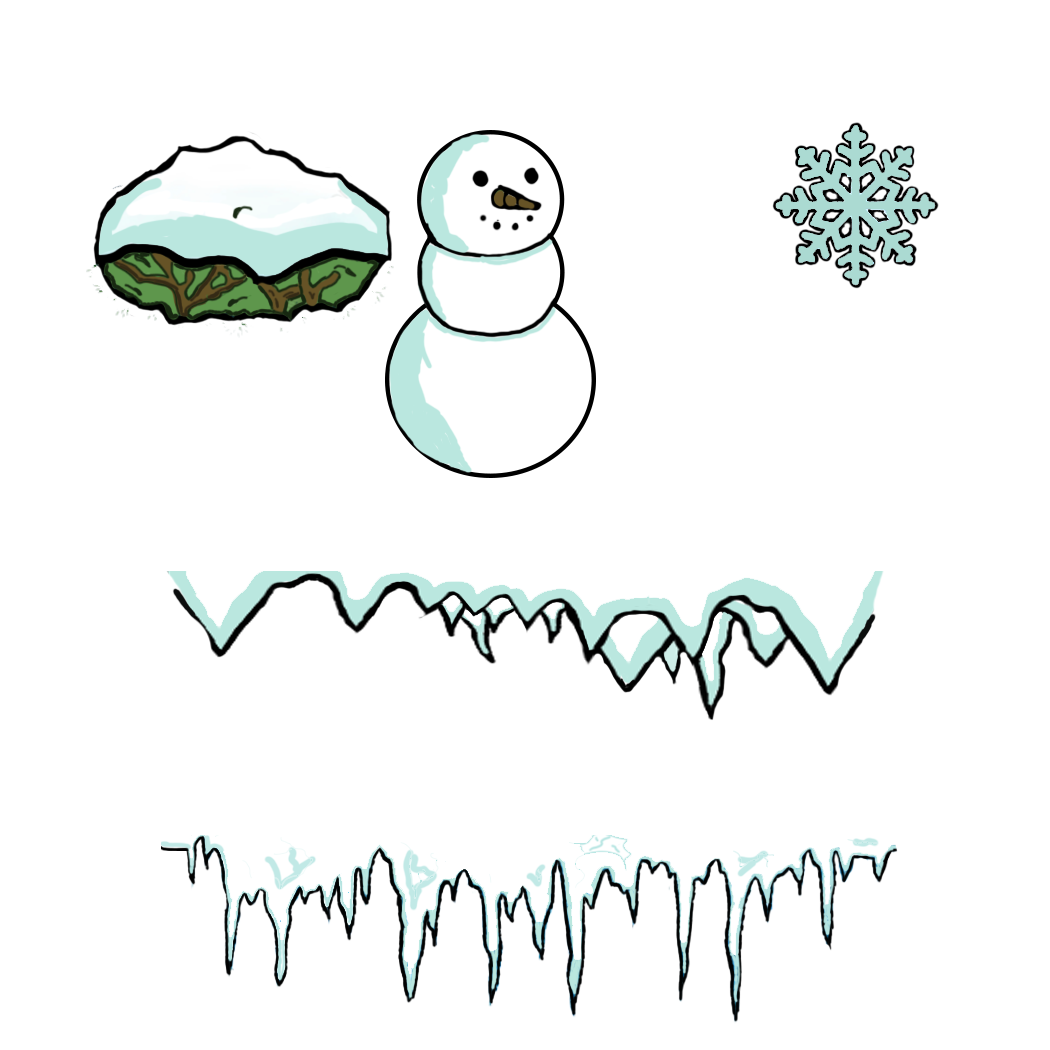
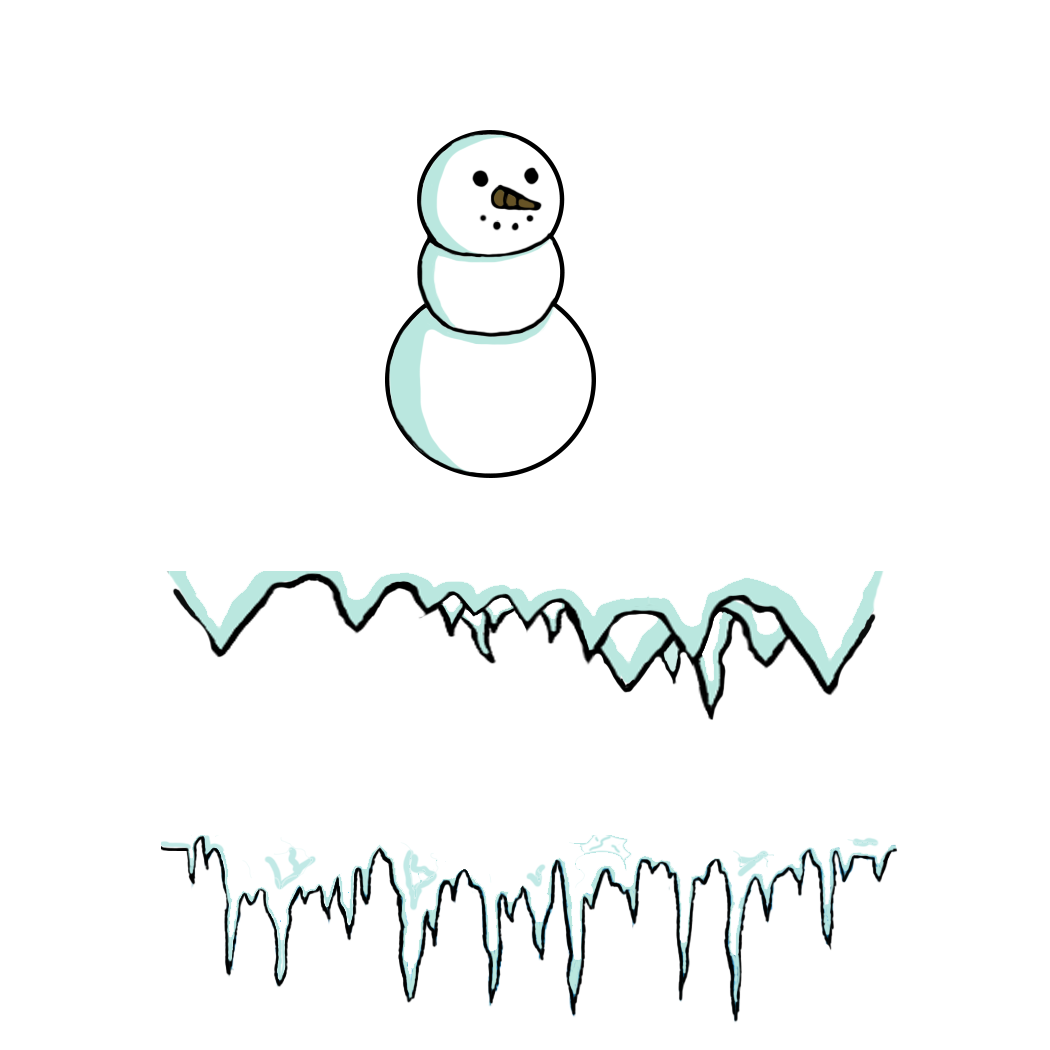
Comparing the layer stacks of the two w=1050, h=1050 images. Changes:
removed layer "Capa 15" over (772, 122, 939, 289)
painted on "Capa 14" over (387, 133, 557, 474)
removed layer "Capa 10" over (86, 131, 394, 338)
